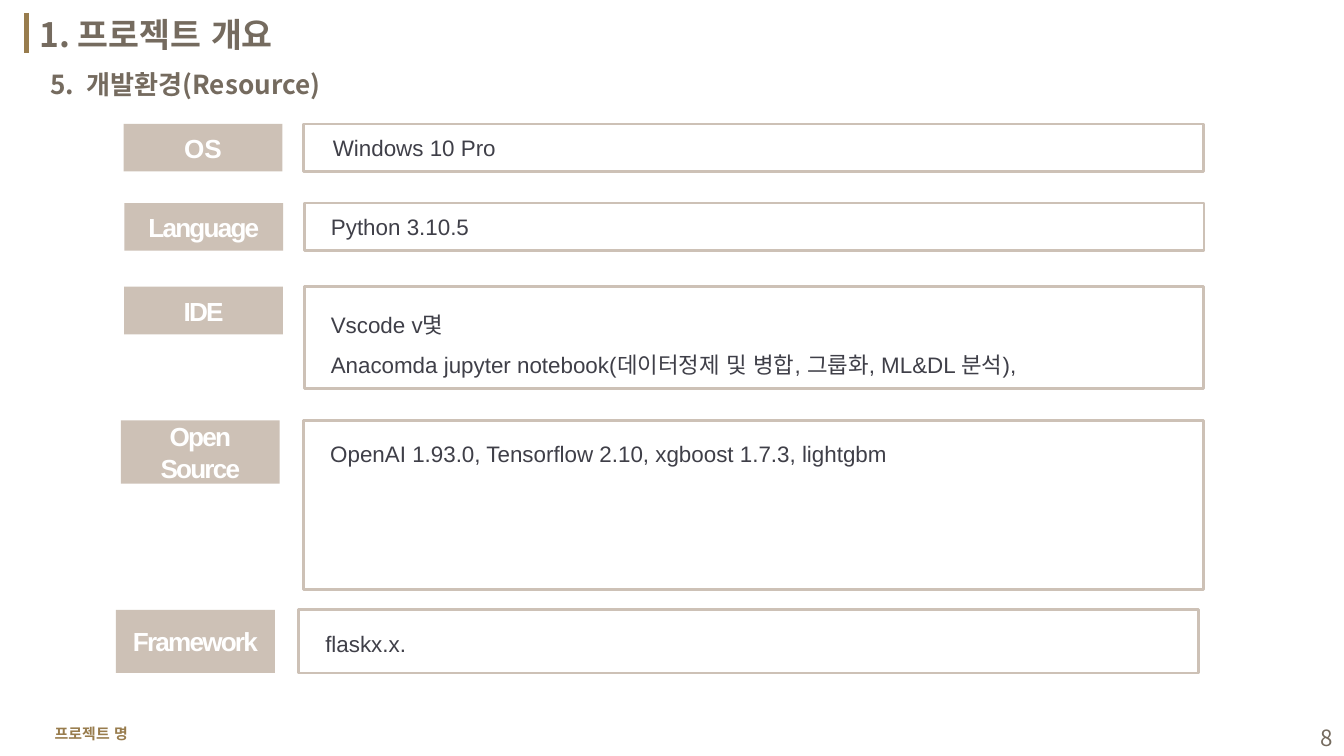
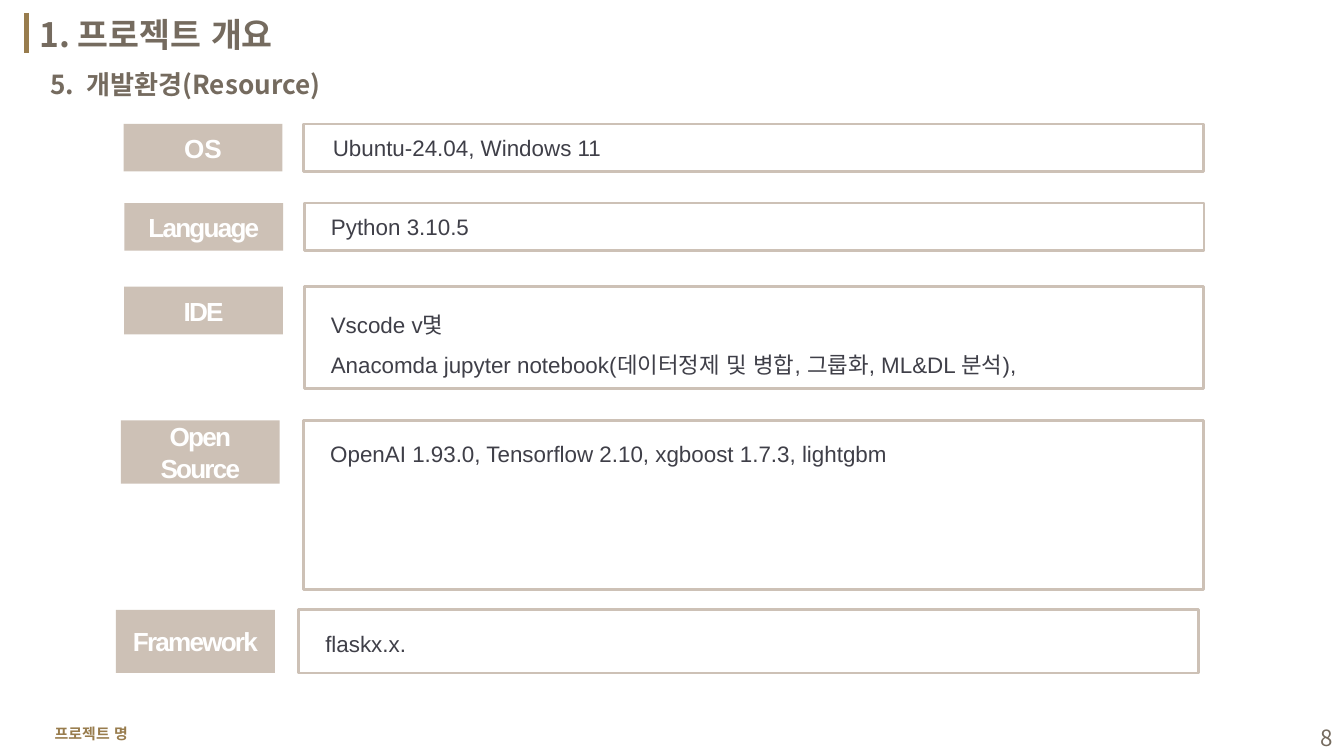
Before and after one commit to 4aix/ai, a slide deck: slide 8 of lecNote/09_Project/etc/0923_sample_v1.pptx. Drawn at 1344x756 pixels with LibreOffice and Linux fonts; fonts in the diff are those of the drawing; background and template pictures are left out. Boxes give left, top, right and bottom in pixels: in the first picture for what was removed or moved away, otherwise in the second. Text is boxed around its words. In the diff, an @@ line names an element or a change of style, - is before the commit and + after.

```diff
--- a/lecNote/09_Project/etc/0923_sample_v1.pptx
+++ b/lecNote/09_Project/etc/0923_sample_v1.pptx
@@ text in rectangle at <box>333,139,601,159</box>: text changed @@
-Windows 10 Pro
+Ubuntu-24.04, Windows 11
```
Also in this commit, not shown: 11 other files.
